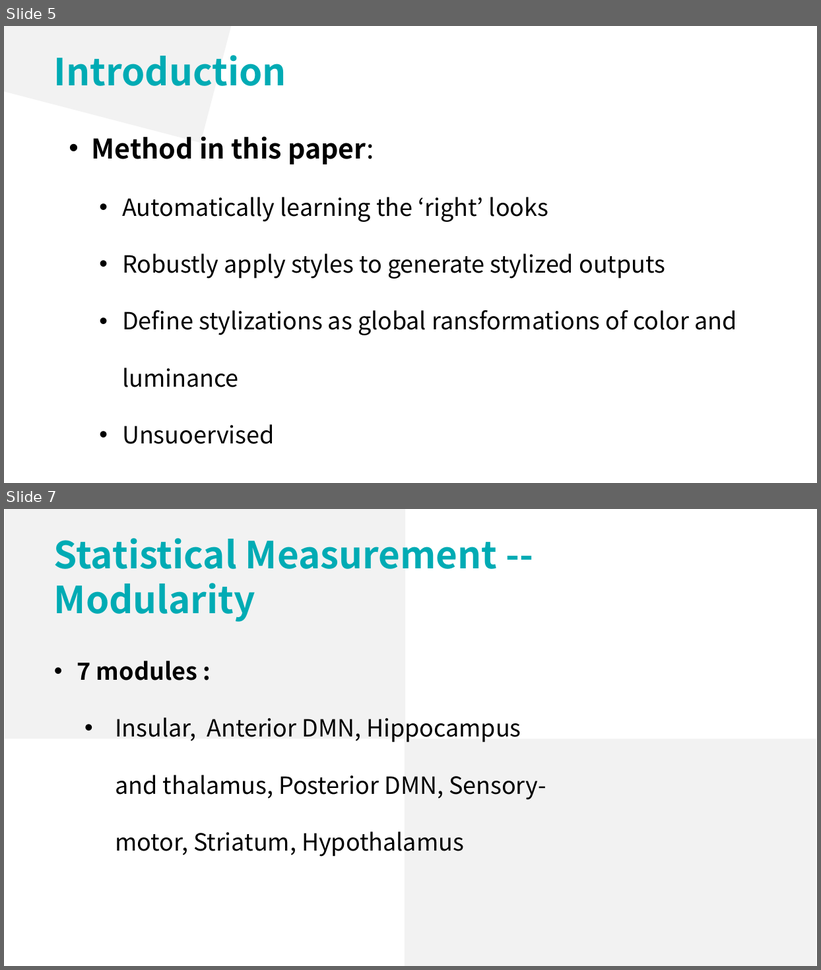
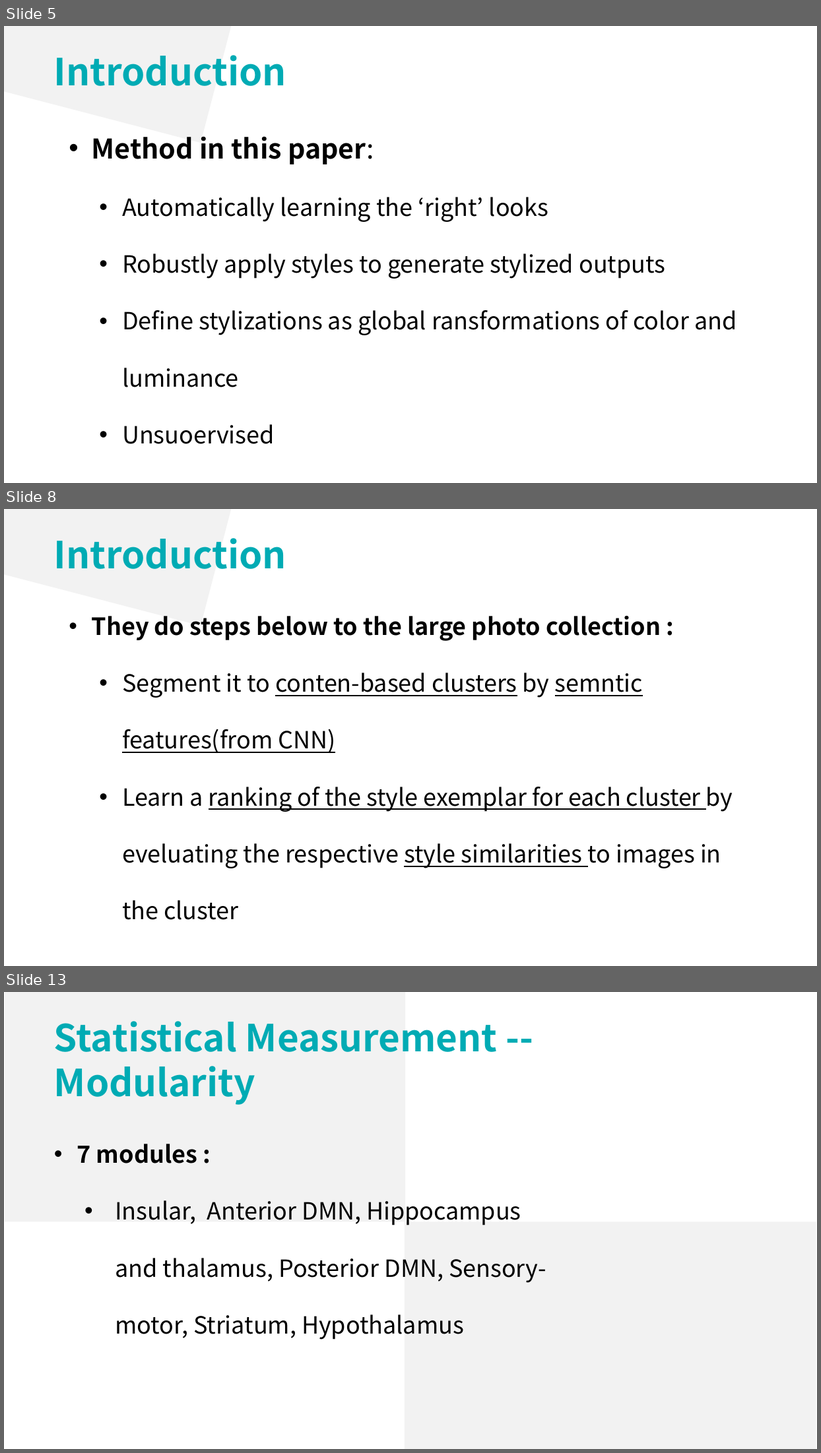
Before and after one commit to lsyoath/sheepy, a slide deck: ComputerVision.pptx. Shown one above the other, each under a label of ours: slides 5 and 7 before the commit, slides 5, 8 and 13 after it; the slides between them are not shown. The pictures are 821x970 and 821x1453 pixels, drawn with LibreOffice and Linux fonts; fonts in the diff are those of the drawing. Boxes give left, top, right and bottom in pixels: in the first picture for what was removed or moved away, otherwise in the second. Text is boxed around its words. In the diff, an @@ line names an element or a change of style, - is before the commit and + after.

```diff
--- a/ComputerVision.pptx
+++ b/ComputerVision.pptx
@@ slide 8 added at (4, 509, 817, 966), background #FFFFFF @@
@@ rectangle added at (4, 509, 317, 626), fill #F2F2F2 @@
@@ text added at (54, 538, 286, 569), 44 pt, text #00ABB4, bold @@
+Introduction
@@ text added at (92, 616, 733, 920), 28 pt, text #000000 @@
+• They do steps below to the large photo collection :
+  • Segment it to conten-based clusters by semntic features(from CNN)
+  • Learn a ranking of the style exemplar for each cluster by eveluating the respective style similarities to images in the cluster
@@ what was slide 7 is now slide 13 @@
```
Also in this commit, not shown: 2 slides changed, 5 other slides added.
